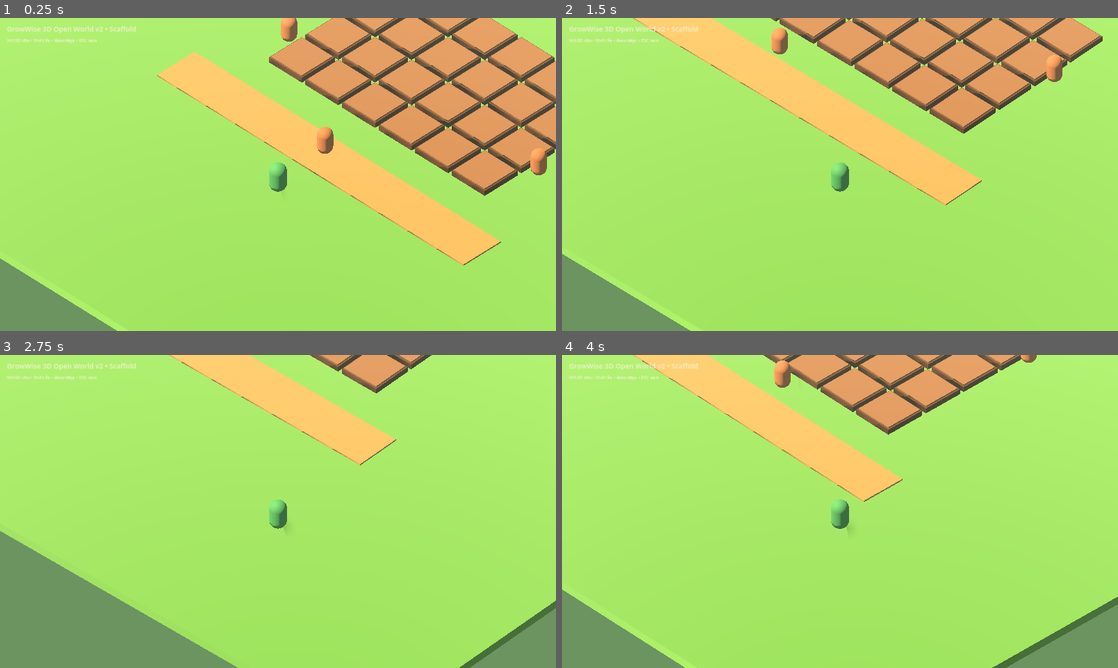
Above: before the commit, frames 1-4 (two rows, left to right).
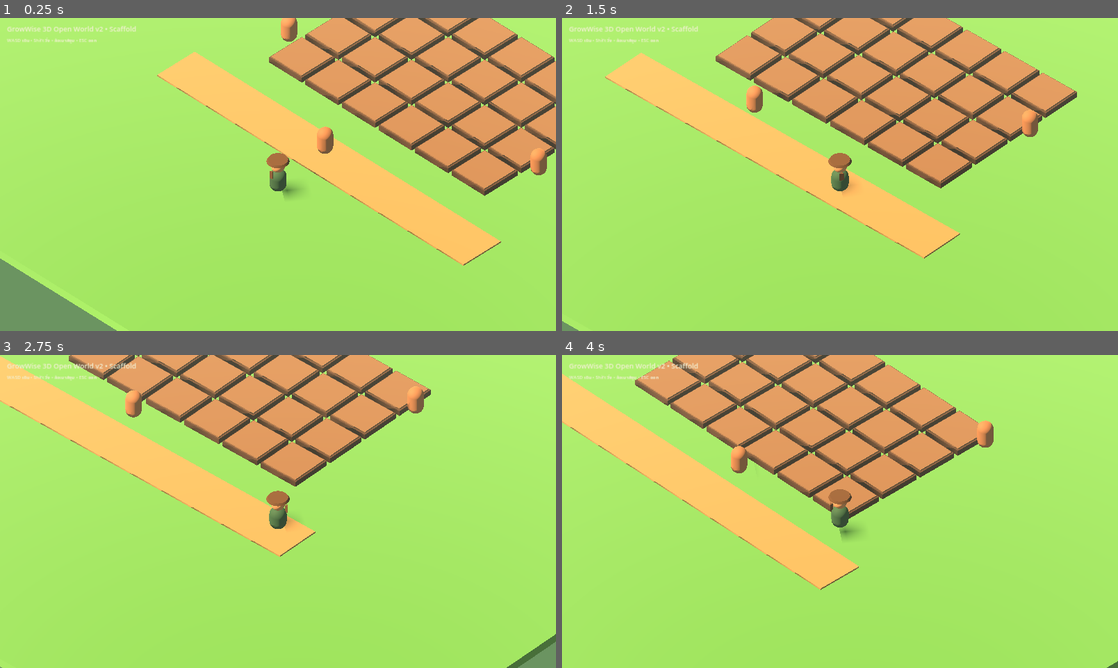
Above: after the commit, the same moments.

Repository: thanawat150/game
Game: Godot game, scene res://Main3D.tscn
Two runs of this game, one before a commit and one after it. Both use one fixed random seed, a clock stepped at 60 frames per second and the inputs below.
Inputs (mouse positions are in pixels of both pictures, inside the frame that each line leads up to):
- Up to frame 1 (0.25 s): no input
- Up to frame 2 (1.5 s): move the mouse to (962, 158) at 0.52 s; hold D (move_right) 0.53-1.28 s; hold Shift (sprint) 0.53-1.28 s; click (962, 158) at 0.67 s; move the mouse to (728, 190) at 1.27 s; hold S (move_back) from 1.28 s (still down); tap Shift (sprint) at 1.35 s
- Up to frame 3 (2.75 s): move the mouse to (333, 442) at 2.02 s; release S (move_back) at 2.03 s; hold D (move_right) from 2.03 s (still down); hold Shift (sprint) from 2.03 s (still down)
- Up to frame 4 (4 s): move the mouse to (812, 574) at 2.77 s; release D (move_right) at 2.78 s; release Shift (sprint) at 2.78 s; hold W (move_forward) 2.78-3.53 s; tap Shift (sprint) at 2.85 s; click (812, 574) at 2.92 s; move the mouse to (1006, 558) at 3.52 s; hold A (move_left) from 3.53 s (still down); hold Shift (sprint) from 3.53 s (still down)

The runs differ from the first frame. In frame 1, 0.5% of the frame differs, in the area x 47-55%, y 43-58%; in frame 2, 34%; in frame 3, 34%, in the area x 0-100%, y 0-100%; in frame 4, 33%.

Commit message:
feat(growwise3d): implement player locomotion

Diff:
--- a/GrowWise3D/project.godot
+++ b/GrowWise3D/project.godot
@@ -18,9 +18,14 @@
 textures/default_filters/use_nearest_mipmap_filter=false
 
 [input]
-move_forward={"deadzone":0.2,"events":[Object(InputEventKey,"physical_keycode":87)]}
-move_back={"deadzone":0.2,"events":[Object(InputEventKey,"physical_keycode":83)]}
-move_left={"deadzone":0.2,"events":[Object(InputEventKey,"physical_keycode":65)]}
-move_right={"deadzone":0.2,"events":[Object(InputEventKey,"physical_keycode":68)]}
+move_forward={"deadzone":0.2,"events":[Object(InputEventKey,"physical_keycode":87),Object(InputEventKey,"physical_keycode":4194320)]}
+move_back={"deadzone":0.2,"events":[Object(InputEventKey,"physical_keycode":83),Object(InputEventKey,"physical_keycode":4194322)]}
+move_left={"deadzone":0.2,"events":[Object(InputEventKey,"physical_keycode":65),Object(InputEventKey,"physical_keycode":4194319)]}
+move_right={"deadzone":0.2,"events":[Object(InputEventKey,"physical_keycode":68),Object(InputEventKey,"physical_keycode":4194321)]}
 sprint={"deadzone":0.2,"events":[Object(InputEventKey,"physical_keycode":4194325)]}
 interact={"deadzone":0.2,"events":[Object(InputEventKey,"physical_keycode":69)]}
+camera_reset={"deadzone":0.2,"events":[Object(InputEventKey,"physical_keycode":82)]}
+debug_toggle={"deadzone":0.2,"events":[Object(InputEventKey,"physical_keycode":4194334)]}
+time_cycle={"deadzone":0.2,"events":[Object(InputEventKey,"physical_keycode":84)]}
+save_game={"deadzone":0.2,"events":[Object(InputEventKey,"physical_keycode":4194336)]}
+load_game={"deadzone":0.2,"events":[Object(InputEventKey,"physical_keycode":4194340)]}
--- a/GrowWise3D/scenes/player/Player.tscn
+++ b/GrowWise3D/scenes/player/Player.tscn
@@ -1,33 +1,96 @@
-[gd_scene load_steps=5 format=3]
+[gd_scene load_steps=10 format=3]
 
-[ext_resource type="Script" path="res://scripts/player/player_controller.gd" id="1"]
+[ext_resource type="Script" path="res://scripts/player/player_controller.gd" id="1_controller"]
+[ext_resource type="Script" path="res://scripts/player/player_animation_bridge.gd" id="2_animation"]
 
-[sub_resource type="CapsuleMesh" id="CapsuleMesh_player"]
-radius = 0.38
+[sub_resource type="CapsuleShape3D" id="CapsuleShape_player"]
+radius = 0.36
 height = 1.35
 
-[sub_resource type="CapsuleShape3D" id="CapsuleShape_player"]
-radius = 0.38
-height = 1.35
+[sub_resource type="CapsuleMesh" id="CapsuleMesh_body"]
+radius = 0.36
+height = 1.05
 
-[sub_resource type="StandardMaterial3D" id="PlayerMaterial"]
-albedo_color = Color(0.22, 0.48, 0.31, 1)
-roughness = 0.75
+[sub_resource type="SphereMesh" id="SphereMesh_head"]
+radius = 0.29
+height = 0.58
+
+[sub_resource type="CylinderMesh" id="CylinderMesh_hat"]
+top_radius = 0.42
+bottom_radius = 0.48
+height = 0.1
+
+[sub_resource type="PrismMesh" id="PrismMesh_direction"]
+size = Vector3(0.18, 0.12, 0.36)
+
+[sub_resource type="StandardMaterial3D" id="Material_clothes"]
+albedo_color = Color(0.16, 0.28, 0.19, 1)
+roughness = 0.82
+
+[sub_resource type="StandardMaterial3D" id="Material_skin"]
+albedo_color = Color(0.63, 0.43, 0.3, 1)
+roughness = 0.74
+
+[sub_resource type="StandardMaterial3D" id="Material_hat"]
+albedo_color = Color(0.32, 0.19, 0.08, 1)
+roughness = 0.9
+
+[sub_resource type="SphereShape3D" id="InteractionShape"]
+radius = 2.4
 
 [node name="Player" type="CharacterBody3D"]
-script = ExtResource("1")
-
-[node name="Body" type="MeshInstance3D" parent="."]
-mesh = SubResource("CapsuleMesh_player")
-material_override = SubResource("PlayerMaterial")
-position = Vector3(0, 0.87, 0)
+collision_layer = 2
+collision_mask = 1
+floor_max_angle = 0.785398
+script = ExtResource("1_controller")
 
 [node name="CollisionShape3D" type="CollisionShape3D" parent="."]
+position = Vector3(0, 0.84, 0)
 shape = SubResource("CapsuleShape_player")
-position = Vector3(0, 0.87, 0)
+
+[node name="ModelRoot" type="Node3D" parent="."]
+
+[node name="Body" type="MeshInstance3D" parent="ModelRoot"]
+position = Vector3(0, 0.72, 0)
+mesh = SubResource("CapsuleMesh_body")
+material_override = SubResource("Material_clothes")
+
+[node name="Head" type="MeshInstance3D" parent="ModelRoot"]
+position = Vector3(0, 1.46, 0)
+mesh = SubResource("SphereMesh_head")
+material_override = SubResource("Material_skin")
+
+[node name="Hat" type="MeshInstance3D" parent="ModelRoot"]
+position = Vector3(0, 1.75, 0)
+mesh = SubResource("CylinderMesh_hat")
+material_override = SubResource("Material_hat")
+
+[node name="Facing" type="MeshInstance3D" parent="ModelRoot"]
+position = Vector3(0, 1.18, 0.35)
+rotation_degrees = Vector3(-90, 0, 0)
+mesh = SubResource("PrismMesh_direction")
+material_override = SubResource("Material_hat")
+
+[node name="AnimationPlayer" type="AnimationPlayer" parent="."]
+
+[node name="AnimationBridge" type="Node" parent="."]
+script = ExtResource("2_animation")
 
 [node name="InteractionArea" type="Area3D" parent="."]
+collision_layer = 0
+collision_mask = 4
+monitoring = true
+monitorable = false
 
-[node name="InteractionShape" type="CollisionShape3D" parent="InteractionArea"]
-shape = SubResource("CapsuleShape_player")
-position = Vector3(0, 0.87, -0.6)
+[node name="CollisionShape3D" type="CollisionShape3D" parent="InteractionArea"]
+position = Vector3(0, 0.9, 0)
+shape = SubResource("InteractionShape")
+
+[node name="ToolSocket" type="Marker3D" parent="."]
+position = Vector3(0.42, 1.08, 0.14)
+
+[node name="GroundCheck" type="RayCast3D" parent="."]
+position = Vector3(0, 0.4, 0)
+target_position = Vector3(0, -0.75, 0)
+collision_mask = 1
+enabled = true
--- /dev/null
+++ b/GrowWise3D/scripts/player/player_animation_bridge.gd
@@ -0,0 +1,43 @@
+extends Node
+class_name GrowWisePlayerAnimationBridge
+
+@export var model_root_path: NodePath = NodePath("../ModelRoot")
+
+@onready var model_root: Node3D = get_node(model_root_path) as Node3D
+
+var state: int = GrowWisePlayerController.PlayerState.IDLE
+var speed_ratio: float = 0.0
+var elapsed: float = 0.0
+
+
+func _ready() -> void:
+	var player := get_parent() as GrowWisePlayerController
+	player.state_changed.connect(_on_state_changed)
+
+
+func _process(delta: float) -> void:
+	elapsed += delta
+	if model_root == null:
+		return
+	var frequency := 2.0
+	var amplitude := 0.012
+	if state == GrowWisePlayerController.PlayerState.WALK:
+		frequency = lerpf(3.0, 6.0, speed_ratio)
+		amplitude = 0.035
+	elif state == GrowWisePlayerController.PlayerState.RUN:
+		frequency = lerpf(6.0, 9.0, speed_ratio)
+		amplitude = 0.06
+	elif state == GrowWisePlayerController.PlayerState.INTERACT:
+		frequency = 2.5
+		amplitude = 0.025
+	elif state == GrowWisePlayerController.PlayerState.WORK:
+		frequency = 4.0
+		amplitude = 0.045
+	model_root.position.y = sin(elapsed * frequency) * amplitude
+	var squash := absf(cos(elapsed * frequency)) * amplitude * 0.25
+	model_root.scale = Vector3(1.0 + squash, 1.0 - squash, 1.0 + squash)
+
+
+func _on_state_changed(next_state: int, next_speed_ratio: float) -> void:
+	state = next_state
+	speed_ratio = next_speed_ratio
--- a/GrowWise3D/scripts/player/player_controller.gd
+++ b/GrowWise3D/scripts/player/player_controller.gd
@@ -1,25 +1,87 @@
 extends CharacterBody3D
 class_name GrowWisePlayerController
 
-@export var walk_speed: float = 4.5
-@export var sprint_speed: float = 7.5
-@export var acceleration: float = 16.0
+signal state_changed(state: int, speed_ratio: float)
+
+enum PlayerState { IDLE, WALK, RUN, INTERACT, WORK }
+
+@export var walk_speed: float = 3.5
+@export var run_speed: float = 6.0
+@export var acceleration: float = 12.0
+@export var deceleration: float = 16.0
 @export var rotation_speed: float = 10.0
 
+var input_locked: bool = false
+var current_state: PlayerState = PlayerState.IDLE
 var gravity: float = ProjectSettings.get_setting("physics/3d/default_gravity", 9.8)
 
+
 func _physics_process(delta: float) -> void:
-	var input_vector := Input.get_vector("move_left", "move_right", "move_forward", "move_back")
-	var direction := Vector3(input_vector.x, 0.0, input_vector.y)
-	var target_speed := sprint_speed if Input.is_action_pressed("sprint") else walk_speed
-	var target_velocity := direction.normalized() * target_speed
-	velocity.x = move_toward(velocity.x, target_velocity.x, acceleration * delta)
-	velocity.z = move_toward(velocity.z, target_velocity.z, acceleration * delta)
+	var input_vector := Vector2.ZERO if input_locked else Input.get_vector(
+		"move_left", "move_right", "move_forward", "move_back"
+	)
+	var direction := get_camera_relative_direction(input_vector)
+	var wants_run := not input_locked and Input.is_action_pressed("sprint")
+	var target_speed := run_speed if wants_run else walk_speed
+	var target_velocity := direction * target_speed
+	var change_rate := acceleration if not direction.is_zero_approx() else deceleration
+	velocity.x = move_toward(velocity.x, target_velocity.x, change_rate * delta)
+	velocity.z = move_toward(velocity.z, target_velocity.z, change_rate * delta)
 	if not is_on_floor():
 		velocity.y -= gravity * delta
 	else:
-		velocity.y = 0.0
-	if direction.length_squared() > 0.001:
+		velocity.y = -0.1
+	if not direction.is_zero_approx():
 		var target_angle := atan2(direction.x, direction.z)
-		rotation.y = lerp_angle(rotation.y, target_angle, rotation_speed * delta)
+		rotation.y = lerp_angle(rotation.y, target_angle, clampf(rotation_speed * delta, 0.0, 1.0))
 	move_and_slide()
+	_update_locomotion_state(direction, wants_run)
+
+
+func get_camera_relative_direction(input_vector: Vector2) -> Vector3:
+	if input_vector.is_zero_approx():
+		return Vector3.ZERO
+	var camera := get_viewport().get_camera_3d()
+	if camera == null:
+		return Vector3(input_vector.x, 0.0, input_vector.y).normalized()
+	var right := camera.global_basis.x
+	var forward := -camera.global_basis.z
+	right.y = 0.0
+	forward.y = 0.0
+	right = right.normalized()
+	forward = forward.normalized()
+	return (right * input_vector.x + forward * -input_vector.y).normalized()
+
+
+func set_input_locked(locked: bool) -> void:
+	input_locked = locked
+	if locked:
+		_set_state(PlayerState.IDLE, 0.0)
+
+
+func set_action_state(state: PlayerState) -> void:
+	if state == PlayerState.INTERACT or state == PlayerState.WORK:
+		_set_state(state, 0.0)
+
+
+func get_state_name() -> String:
+	return PlayerState.keys()[current_state]
+
+
+func _update_locomotion_state(direction: Vector3, wants_run: bool) -> void:
+	if current_state == PlayerState.INTERACT or current_state == PlayerState.WORK:
+		return
+	var planar_speed := Vector2(velocity.x, velocity.z).length()
+	if direction.is_zero_approx() and planar_speed < 0.08:
+		_set_state(PlayerState.IDLE, 0.0)
+	elif wants_run:
+		_set_state(PlayerState.RUN, clampf(planar_speed / run_speed, 0.0, 1.0))
+	else:
+		_set_state(PlayerState.WALK, clampf(planar_speed / walk_speed, 0.0, 1.0))
+
+
+func _set_state(next_state: PlayerState, speed_ratio: float) -> void:
+	if current_state == next_state and not is_physics_processing():
+		return
+	current_state = next_state
+	state_changed.emit(current_state, speed_ratio)
--- /dev/null
+++ b/GrowWise3D/scripts/tests/player_contract_test.gd
@@ -0,0 +1,57 @@
+extends SceneTree
+
+const PLAYER_SCENE := preload("res://scenes/player/Player.tscn")
+const REQUIRED_CHILDREN: Dictionary[String, String] = {
+	"CollisionShape3D": "CollisionShape3D",
+	"ModelRoot": "Node3D",
+	"AnimationPlayer": "AnimationPlayer",
+	"InteractionArea": "Area3D",
+	"ToolSocket": "Marker3D",
+	"GroundCheck": "RayCast3D",
+}
+
+var failures: PackedStringArray = []
+
+
+func _initialize() -> void:
+	var player := PLAYER_SCENE.instantiate()
+	get_root().add_child(player)
+	for path in REQUIRED_CHILDREN:
+		var child := player.get_node_or_null(path)
+		_expect(child != null, "missing %s" % path)
+		if child != null:
+			_expect(child.is_class(REQUIRED_CHILDREN[path]), "%s must be %s" % [path, REQUIRED_CHILDREN[path]])
+	_expect_number(player, "walk_speed", 3.5)
+	_expect_number(player, "run_speed", 6.0)
+	_expect_number(player, "acceleration", 12.0)
+	_expect_number(player, "deceleration", 16.0)
+	_expect_number(player, "rotation_speed", 10.0)
+	_expect(player.has_method("set_input_locked"), "missing set_input_locked")
+	_expect(player.has_method("get_state_name"), "missing get_state_name")
+	_expect(player.has_method("get_camera_relative_direction"), "missing get_camera_relative_direction")
+	if player.has_method("set_input_locked"):
+		player.set_input_locked(true)
+		_expect(bool(player.get("input_locked")), "set_input_locked(true) must lock input")
+	_finish()
+
+
+func _expect_number(node: Node, property_name: StringName, expected: float) -> void:
+	var value: Variant = node.get(property_name)
+	_expect(value is float or value is int, "%s must be numeric" % property_name)
+	if value is float or value is int:
+		_expect(is_equal_approx(value, expected), "%s must be %.1f" % [property_name, expected])
+
+
+func _expect(condition: bool, message: String) -> void:
+	if not condition:
+		failures.append(message)
+
+
+func _finish() -> void:
+	if failures.is_empty():
+		print("GROWWISE3D_PLAYER_CONTRACT_OK")
+		quit(0)
+		return
+	for failure in failures:
+		push_error("PLAYER_CONTRACT: %s" % failure)
+	quit(1)
Not shown, added: GrowWise3D/scripts/player/player_animation_bridge.gd.uid
Not shown, added: GrowWise3D/scripts/tests/player_contract_test.gd.uid
